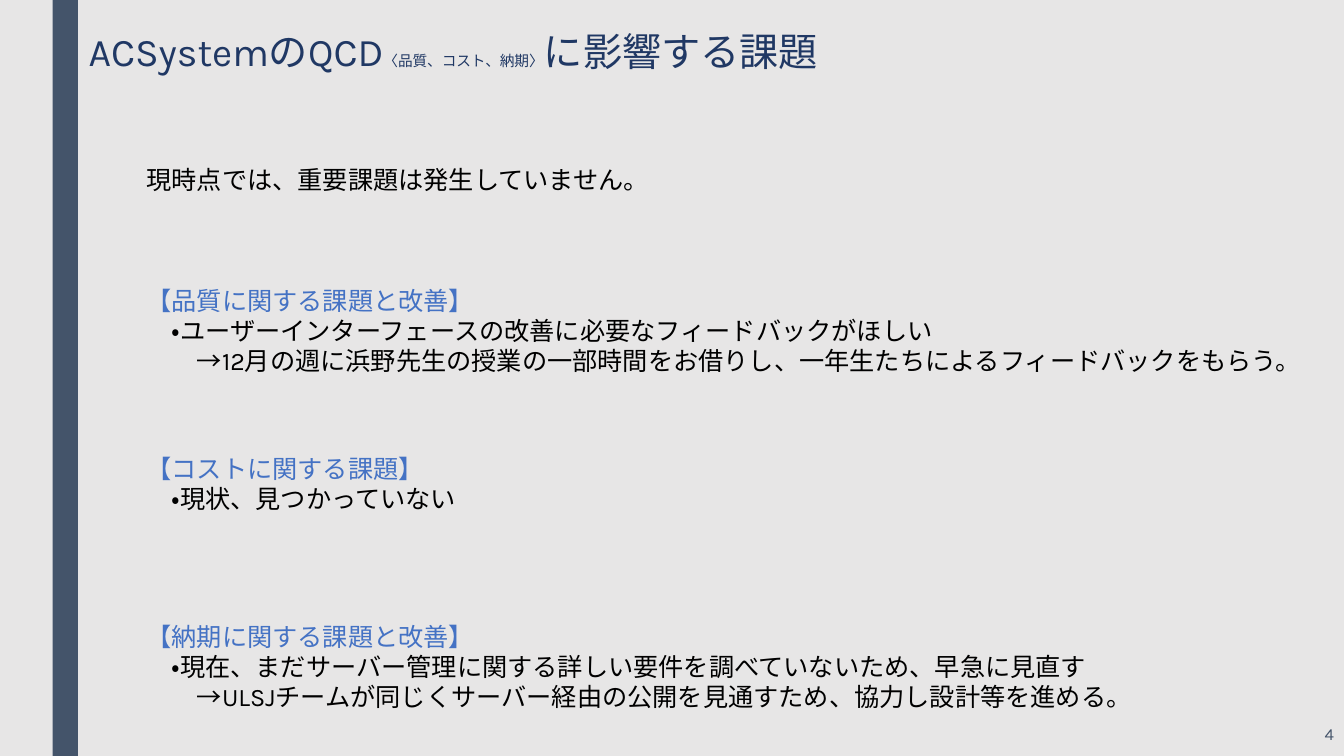
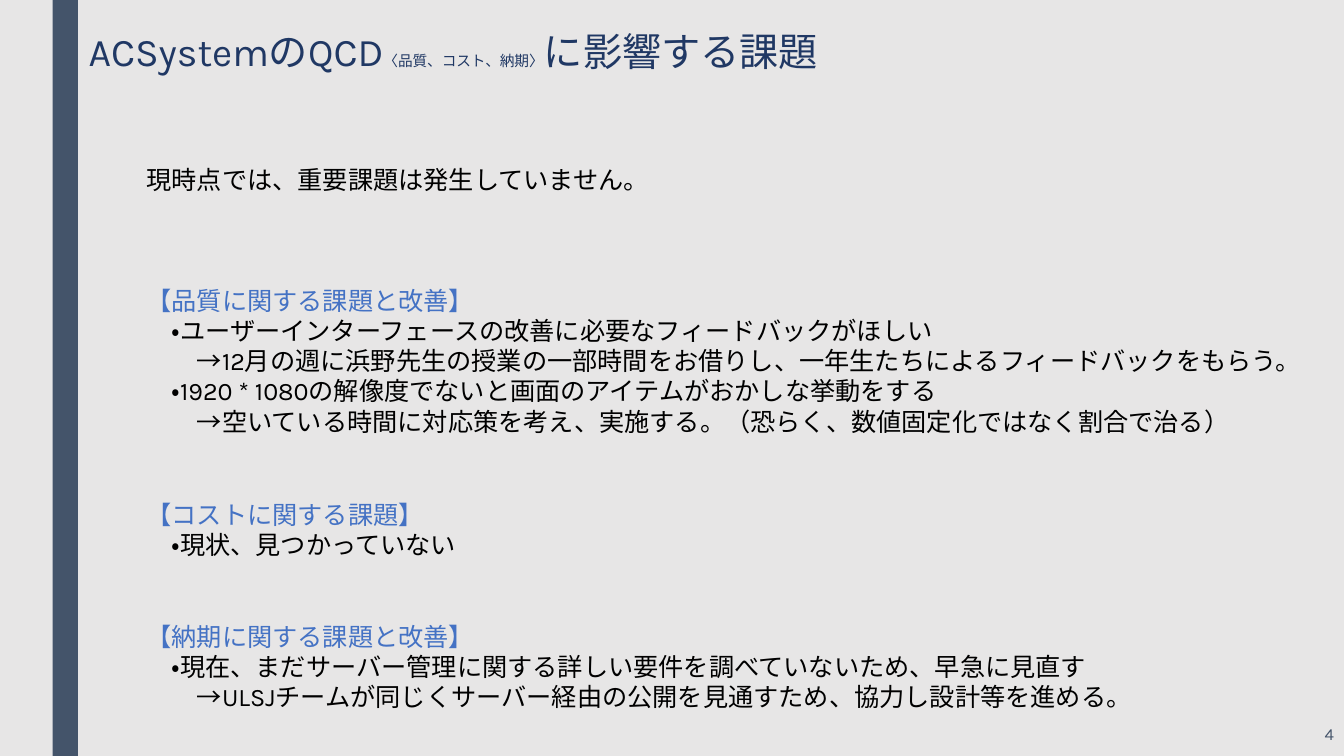
Before and after one commit to BanCards/ACSYSTEM, a slide deck: slide 4 of Tasks/99_課題/04_1120/ACSYSTEM_Meeting.pptx. Drawn at 1344x756 pixels with LibreOffice and Linux fonts; fonts in the diff are those of the drawing. Boxes give left, top, right and bottom in pixels: in the first picture for what was removed or moved away, otherwise in the second. Text is boxed around its words. In the diff, an @@ line names an element or a change of style, - is before the commit and + after.

```diff
--- a/Tasks/99_課題/04_1120/ACSYSTEM_Meeting.pptx
+++ b/Tasks/99_課題/04_1120/ACSYSTEM_Meeting.pptx
@@ text at <box>172,379,1229,434</box>: paragraphs added @@
+・1920 * 1080の解像度でないと画面のアイテムがおかしな挙動をする
+→空いている時間に対応策を考え、実施する。（恐らく、数値固定化ではなく割合で治る）
@@ text "【コストに関する課題】": place and size @@
-text "【コストに関する課題】" at <box>146,456,457,510</box>
+text "【コストに関する課題】" at <box>146,502,457,556</box>
```
Also in this commit, not shown: 1 other file.
